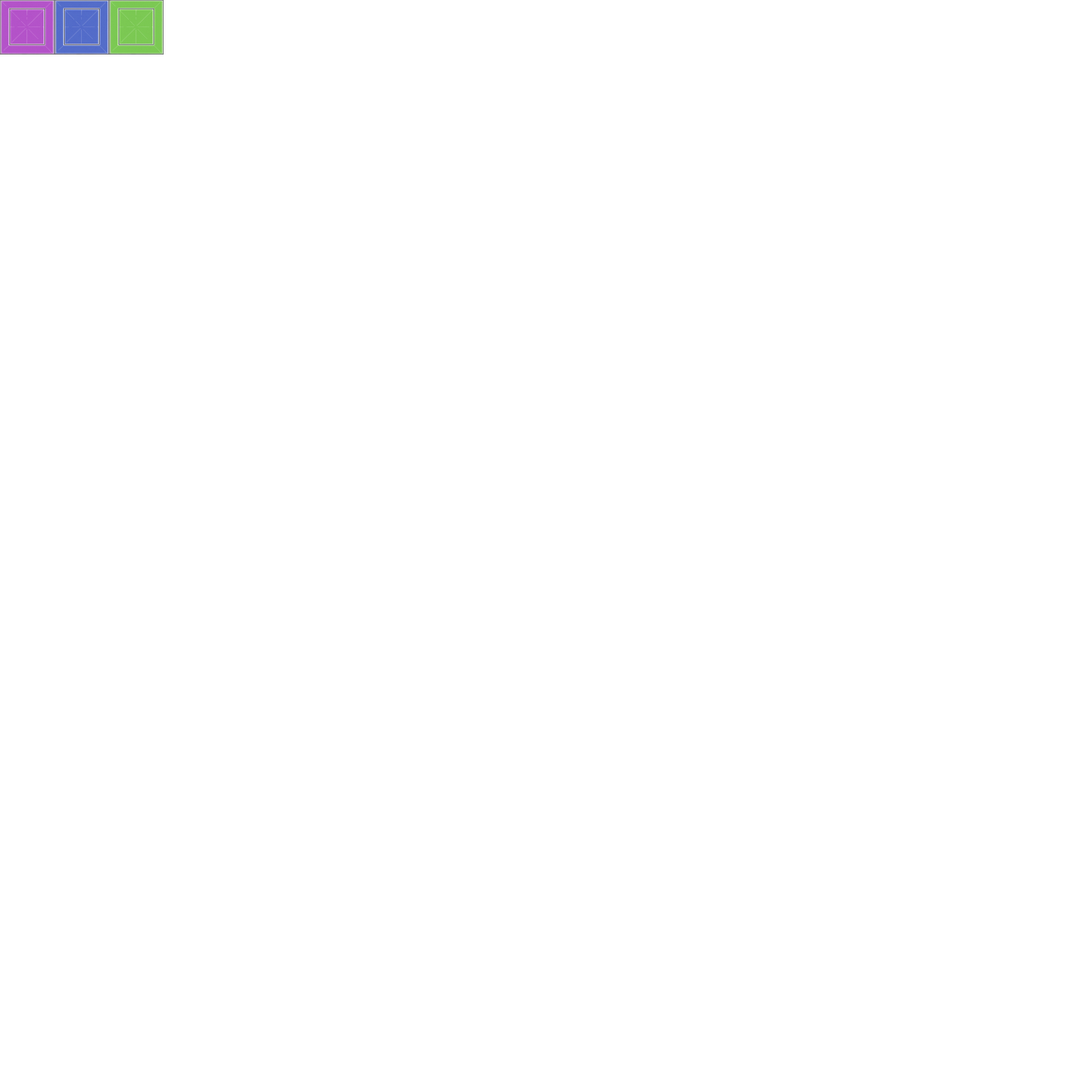
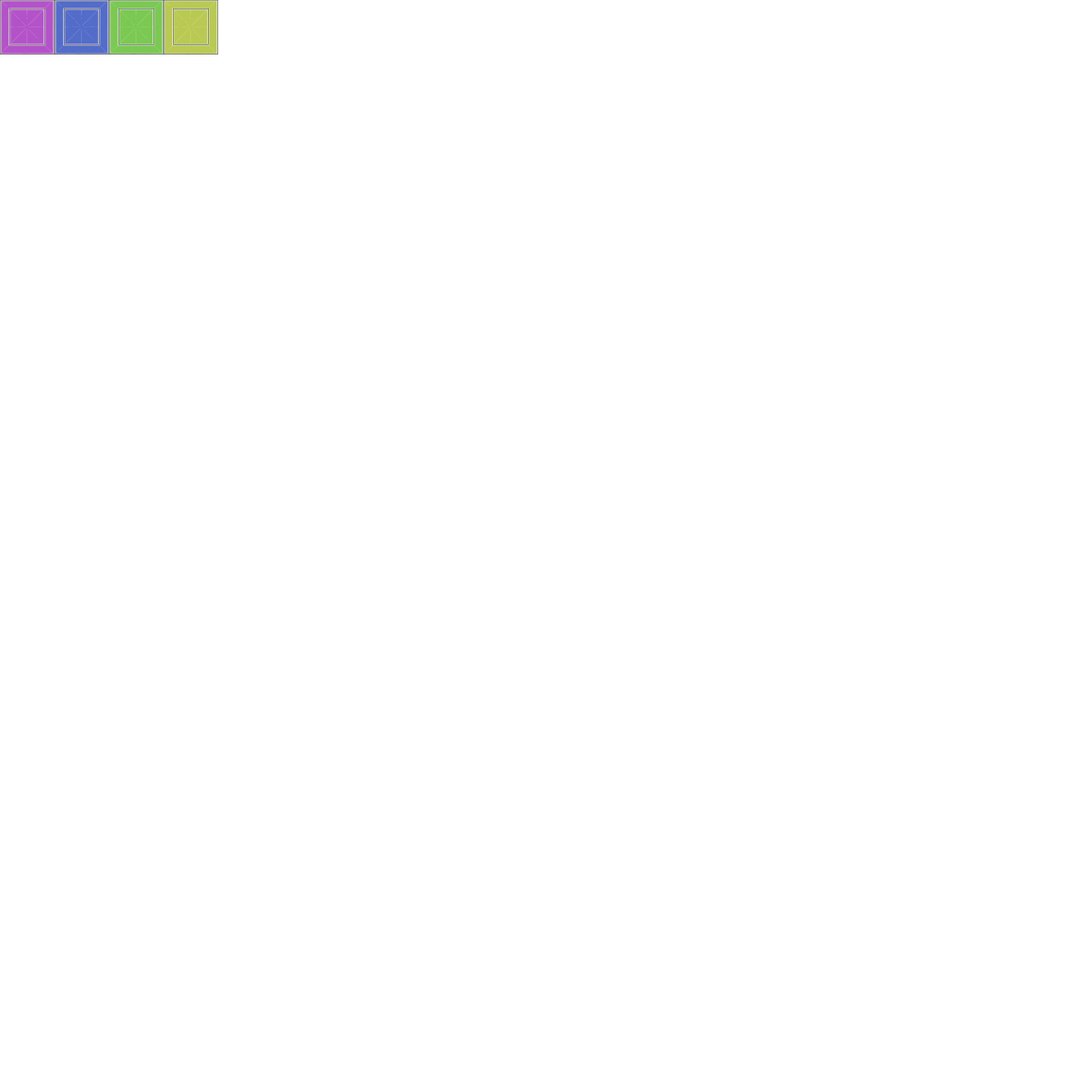
Before/after of a 1091 × 1091 layered artwork. What changed in the layer stack:
added layer "singleTile" above "tile3" over [163, 0, 219, 55]
